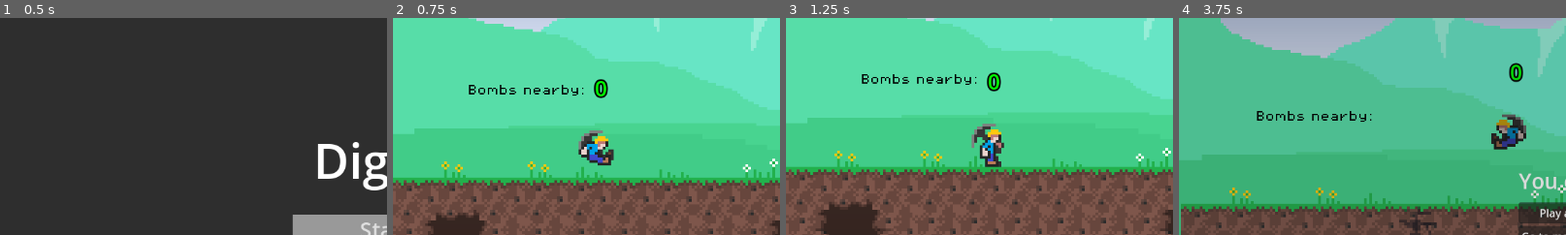
Above: before the commit, frames 1-4 (left to right).
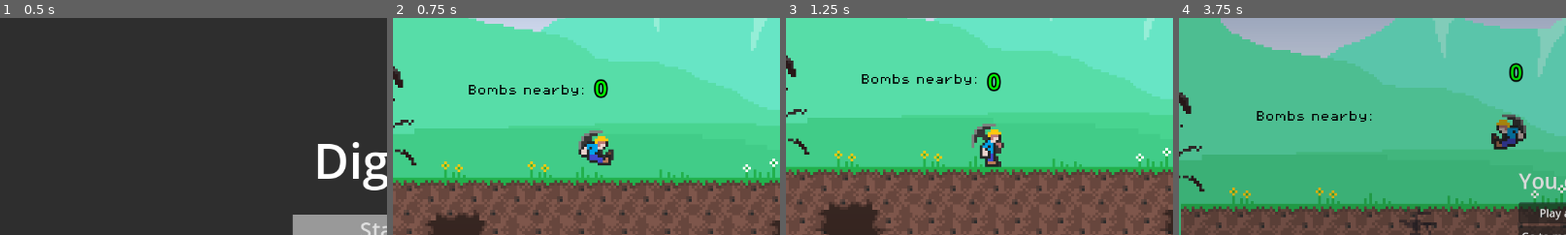
Above: after the commit, the same moments.

Repository: d-v-b/ld58
Game: Godot game, scene res://scenes/main_menu.tscn
The game is run twice, just before and just after one commit, with the same random seed, the same clock (stepped at 60 frames per second) and the same inputs.
Inputs (mouse positions are % of the whole screen's width and height, from its top left):
- Up to frame 1 (0.5 s): no input
- Up to frame 2 (0.75 s): click "Start" at 0.5 s
- Up to frame 3 (1.25 s): no input
- Up to frame 4 (3.75 s): move the mouse to (72, 45) at 1.27 s; hold D (move_right) 1.28-2 s; tap X (action_die) at 1.35, 3.6 s; tap Space (action_jump) at 1.52, 3.02 s; click "Play again" at 2 s; move the mouse to (30, 55) at 2.77 s; hold D (move_right) 2.78-3.53 s; tap F (action_mine) at 2.85 s; move the mouse to (60, 28) at 3.52 s; hold A (move_left) from 3.53 s (still down)
The pictures show only the part of the screen within x 0-50%, y 13-63%; the shares and areas given below are measured in that part.

Frame 1 is identical in both runs. In frame 2, 0.4% of the frame differs, in the area x 0-7%, y 21-69%; in frame 3, 0.4%; in frame 4, 0.5%, in the area x 0-7%, y 33-81%.

Commit message:
did i improve stuff? honestly i dont remember

Diff:
--- /dev/null
+++ b/Collector/assets/explosion_frames.tres
@@ -0,0 +1,81 @@
+[gd_resource type="SpriteFrames" load_steps=12 format=3 uid="uid://da12tj8b60e34"]
+
+[ext_resource type="Texture2D" uid="uid://dun5sb82gbq82" path="res://assets/explosion.png" id="1_xv1vk"]
+
+[sub_resource type="AtlasTexture" id="AtlasTexture_r147u"]
+atlas = ExtResource("1_xv1vk")
+region = Rect2(0, 0, 80, 80)
+
+[sub_resource type="AtlasTexture" id="AtlasTexture_b6jqd"]
+atlas = ExtResource("1_xv1vk")
+region = Rect2(80, 0, 80, 80)
+
+[sub_resource type="AtlasTexture" id="AtlasTexture_obhgs"]
+atlas = ExtResource("1_xv1vk")
+region = Rect2(160, 0, 80, 80)
+
+[sub_resource type="AtlasTexture" id="AtlasTexture_kx8io"]
+atlas = ExtResource("1_xv1vk")
+region = Rect2(240, 0, 80, 80)
+
+[sub_resource type="AtlasTexture" id="AtlasTexture_t7l3y"]
+atlas = ExtResource("1_xv1vk")
+region = Rect2(320, 0, 80, 80)
+
+[sub_resource type="AtlasTexture" id="AtlasTexture_h04x4"]
+atlas = ExtResource("1_xv1vk")
+region = Rect2(400, 0, 80, 80)
+
+[sub_resource type="AtlasTexture" id="AtlasTexture_dd8uk"]
+atlas = ExtResource("1_xv1vk")
+region = Rect2(480, 0, 80, 80)
+
+[sub_resource type="AtlasTexture" id="AtlasTexture_ni0bg"]
+atlas = ExtResource("1_xv1vk")
+region = Rect2(560, 0, 80, 80)
+
+[sub_resource type="AtlasTexture" id="AtlasTexture_y2hyf"]
+atlas = ExtResource("1_xv1vk")
+region = Rect2(640, 0, 80, 80)
+
+[sub_resource type="AtlasTexture" id="AtlasTexture_iylhv"]
+atlas = ExtResource("1_xv1vk")
+region = Rect2(720, 0, 80, 80)
+
+[resource]
+animations = [{
+"frames": [{
+"duration": 1.0,
+"texture": SubResource("AtlasTexture_r147u")
+}, {
+"duration": 1.0,
+"texture": SubResource("AtlasTexture_b6jqd")
+}, {
+"duration": 1.0,
+"texture": SubResource("AtlasTexture_obhgs")
+}, {
+"duration": 1.0,
+"texture": SubResource("AtlasTexture_kx8io")
+}, {
+"duration": 1.0,
+"texture": SubResource("AtlasTexture_t7l3y")
+}, {
+"duration": 1.0,
+"texture": SubResource("AtlasTexture_h04x4")
+}, {
+"duration": 1.0,
+"texture": SubResource("AtlasTexture_dd8uk")
+}, {
+"duration": 1.0,
+"texture": SubResource("AtlasTexture_ni0bg")
+}, {
+"duration": 1.0,
+"texture": SubResource("AtlasTexture_y2hyf")
+}, {
+"duration": 1.0,
+"texture": SubResource("AtlasTexture_iylhv")
+}],
+"loop": false,
+"name": &"explode",
+"speed": 13.0
+}]
--- a/Collector/scenes/game.tscn
+++ b/Collector/scenes/game.tscn
@@ -8,6 +8,7 @@
 [ext_resource type="Script" uid="uid://c8d5eey6t21gm" path="res://scripts/bomb_count_label.gd" id="5_0tnpc"]
 [ext_resource type="Script" path="res://scripts/camera_2d.gd" id="5_gee14"]
 [ext_resource type="FontFile" uid="uid://dakrty3k5eh2s" path="res://assets/PixelOperator8.ttf" id="10_vtaks"]
+[ext_resource type="SpriteFrames" uid="uid://da12tj8b60e34" path="res://assets/explosion_frames.tres" id="11_kvpfn"]
 [ext_resource type="Texture2D" uid="uid://gbir15ew0fxx" path="res://assets/underground_background.png" id="12_dinhu"]
 [ext_resource type="PackedScene" uid="uid://d2oyp2jbjhicj" path="res://scenes/parallax_background.tscn" id="13_kvuet"]
 
@@ -352,3 +353,11 @@
 theme_override_fonts/font = ExtResource("10_vtaks")
 theme_override_font_sizes/font_size = 16
 text = "Bombs nearby:"
+
+[node name="AnimatedSprite2D" type="AnimatedSprite2D" parent="."]
+position = Vector2(-77, -46)
+scale = Vector2(4, 4)
+sprite_frames = ExtResource("11_kvpfn")
+animation = &"explode"
+frame = 9
+frame_progress = 1.0
--- a/Collector/scripts/globals.gd
+++ b/Collector/scripts/globals.gd
@@ -3,8 +3,11 @@
 var high_score: int = 0
 var score: int = 0
 
+signal new_score
+
 func add_score(points: int) -> void:
 	score += points
+	new_score.emit()
 
 func reset_score() -> void:
 	if score > high_score:
--- a/Collector/scripts/mining_blocks/bomb.gd
+++ b/Collector/scripts/mining_blocks/bomb.gd
@@ -26,7 +26,6 @@
 	for result in results:
 		var collider = result.get("collider")
 		if collider:
-			print("Hit:", collider.name)
 			if collider.has_method("on_hit"):
 				collider.on_hit()
 
--- a/Collector/scripts/score_label.gd
+++ b/Collector/scripts/score_label.gd
@@ -1,4 +1,10 @@
 extends Label
 
-func _process(delta):
+func _ready() -> void:
+	Globals.new_score.connect(_new_score)
+
+#func _process(delta):
+	#text = str(Globals.score)
+
+func _new_score():
 	text = str(Globals.score)
--- a/Collector/scripts/world_cell.gd
+++ b/Collector/scripts/world_cell.gd
@@ -47,6 +47,9 @@
 	mining_block.destroy.connect(_on_destroy)
 	mining_block.damaged.connect(_on_damaged)
 
+var explosion_frames = preload("res://assets/explosion_frames.tres")
+var explosion_sprite : AnimatedSprite2D
+
 func destroy() -> void:
 	if value == 0 or not mining_block: return
 
@@ -83,14 +86,30 @@
 		glow_overlay.queue_free()
 		glow_overlay = null
 
+	if (is_bomb):
+		explosion_sprite = AnimatedSprite2D.new()
+		explosion_sprite.sprite_frames = explosion_frames
+		explosion_sprite.animation = "explode"
+		explosion_sprite.play()
+		explosion_sprite.scale = Vector2(4, 4)
+		explosion_sprite.position = world_position
+		tile_map.add_child(explosion_sprite)
+
+		explosion_sprite.connect("animation_finished", Callable(self, "_on_explosion_finished"))
+
 	value = 0
 	mining_block.destroy.disconnect(_on_destroy)
 	mining_block.damaged.disconnect(_on_damaged)
 	mining_block = null
 	destroyed.emit(position)
 
+
 func _on_destroy() -> void:
 	destroy()
+
+func _on_explosion_finished() -> void:
+	if explosion_sprite:
+		explosion_sprite.queue_free()
 
 func _on_damaged(current_health: int, max_health: int) -> void:
 	# Calculate damage percentage (0.0 = full health, 1.0 = almost destroyed)
--- a/Collector/scripts/world_tile.gd
+++ b/Collector/scripts/world_tile.gd
@@ -85,10 +85,13 @@
 
 	get_tree().root.add_child(popup)
 
+
 func destroy_cell(cell: WorldCell) -> void:
 	set_cell(cell.position, 1, Vector2i(4, 0)  + choose_air_offset(cell.position.x, cell.position.y))
 	update_neighbours(cell)
+
 	cell.destroyed.disconnect(_on_cell_destroyed)
+
 
 func update_neighbours(cell: WorldCell) -> void:
 	var x = cell.position.x
Binary file added: Collector/assets/explosion.png
Not shown, added: Collector/assets/explosion.png.import
Not shown: 1 places in Collector/scenes/game.tscn that only renumber resources
